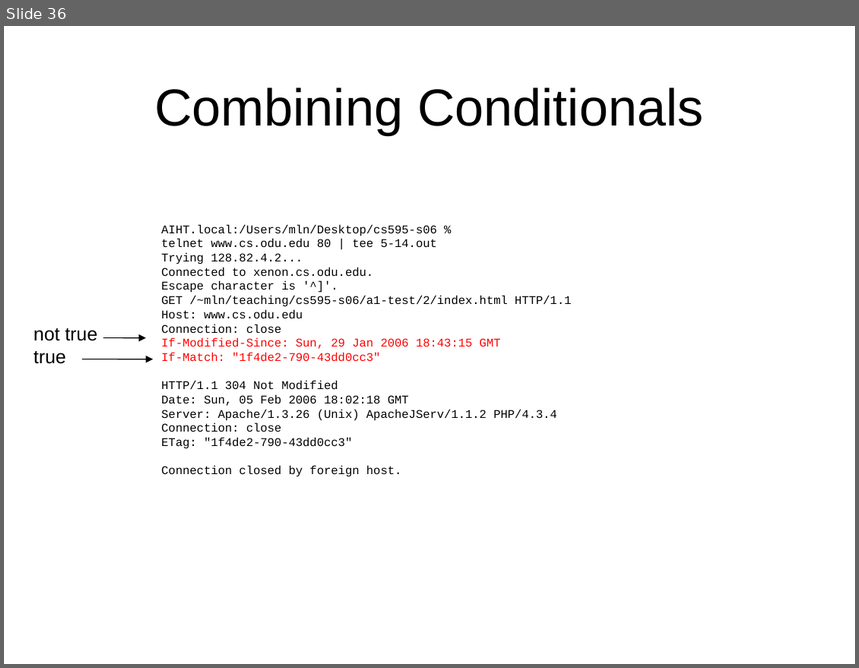
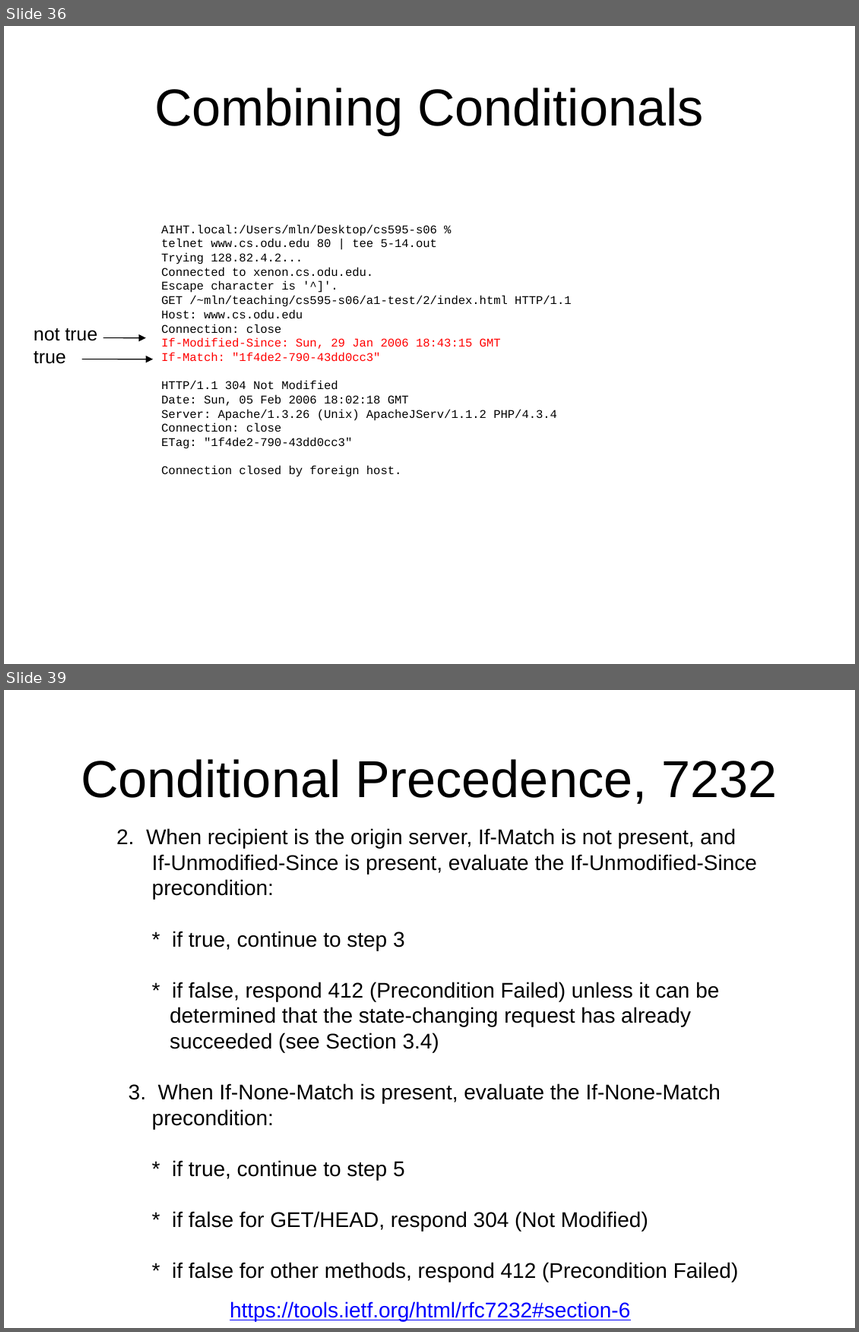
Before and after one commit to phonedude/cs531-f18, a slide deck: slides/week-04-conditionals-redirections.pptx. Shown one above the other, each under a label of ours: slide 36 before the commit, slides 36 and 39 after it; the slides between them are not shown. The pictures are 859x668 and 859x1332 pixels, drawn with LibreOffice and Linux fonts; fonts in the diff are those of the drawing. Boxes give left, top, right and bottom in pixels: in the first picture for what was removed or moved away, otherwise in the second. Text is boxed around its words. In the diff, an @@ line names an element or a change of style, - is before the commit and + after.

```diff
--- a/slides/week-04-conditionals-redirections.pptx
+++ b/slides/week-04-conditionals-redirections.pptx
@@ slide 39 added at [4, 690, 855, 1328], background #FFFFFF @@
@@ title added at [81, 759, 777, 804], 44 pt, text #000000 @@
+Conditional Precedence, 7232
@@ text added at [116, 828, 757, 1283], 18 pt, text #000000 @@
+2. When recipient is the origin server, If-Match is not present, and
+If-Unmodified-Since is present, evaluate the If-Unmodified-Since
+precondition:
+* if true, continue to step 3
+* if false, respond 412 (Precondition Failed) unless it can be
+determined that the state-changing request has already
+succeeded (see Section 3.4)
+3. When If-None-Match is present, evaluate the If-None-Match
+precondition:
+* if true, continue to step 5
+* if false for GET/HEAD, respond 304 (Not Modified)
+* if false for other methods, respond 412 (Precondition Failed)
@@ text added at [230, 1302, 630, 1322], 18 pt, text #0000FF, underline @@
+https://tools.ietf.org/html/rfc7232#section-6
```
Also in this commit, not shown: 1 slide changed, 2 other slides added.
